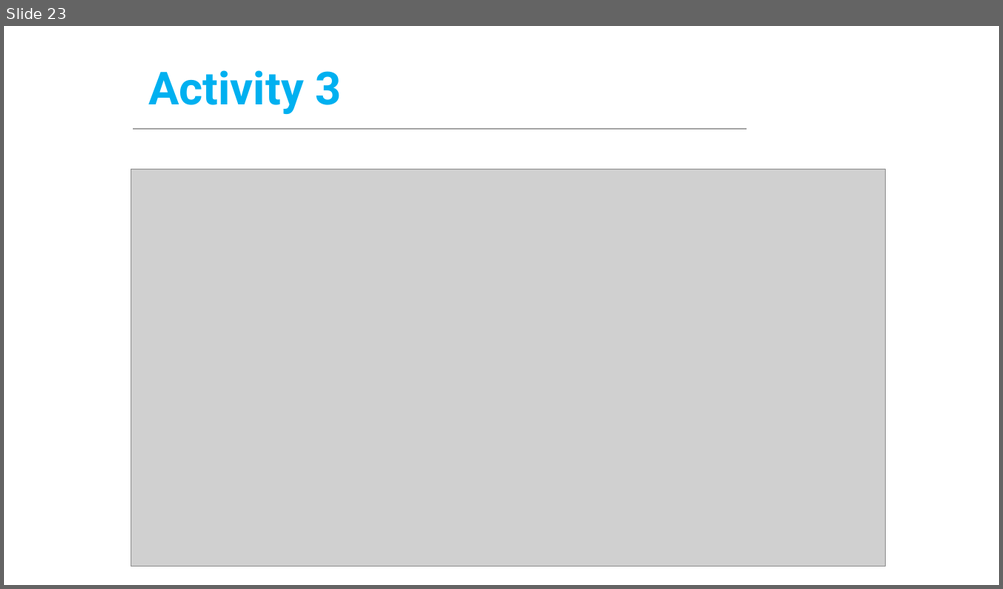
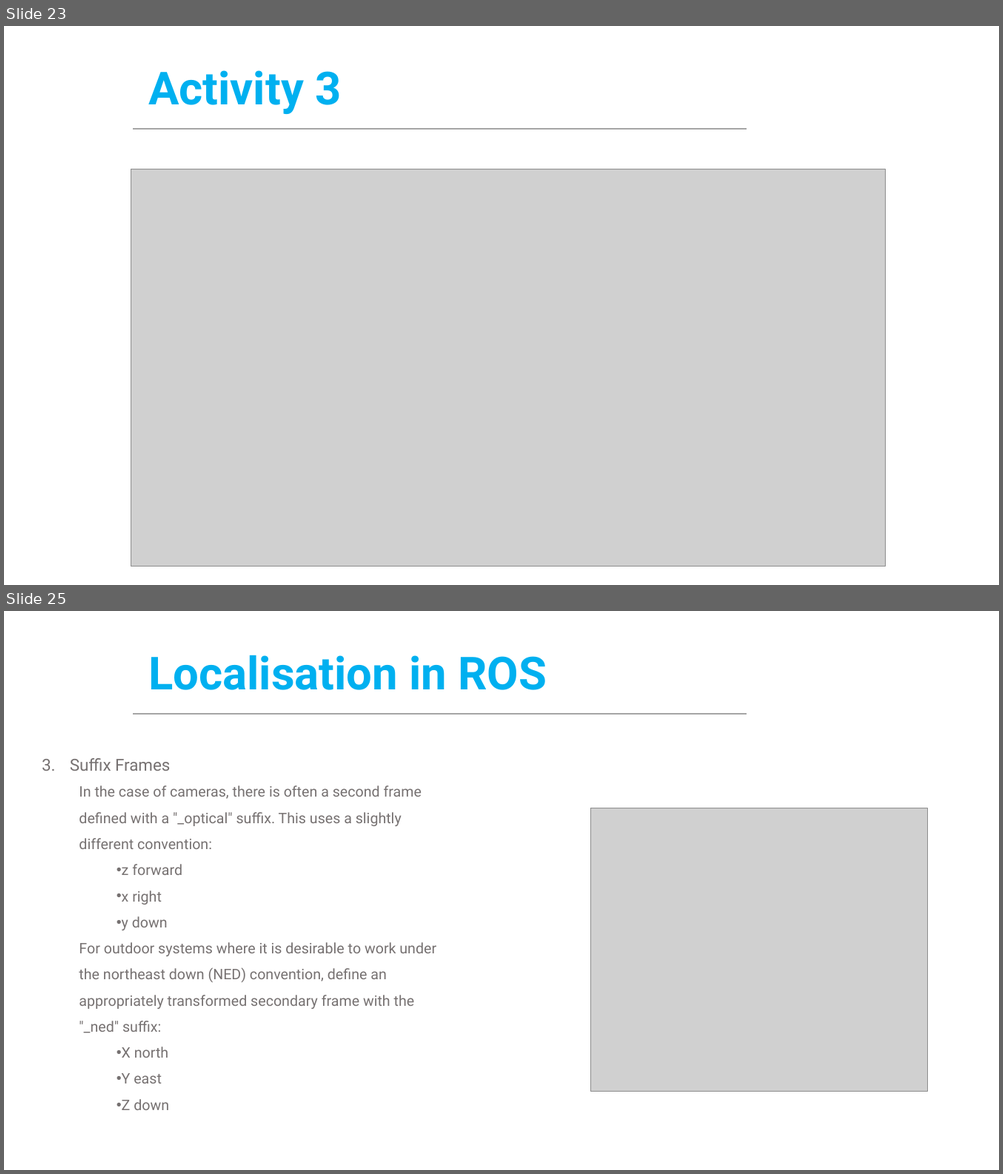
Before and after one commit to ManchesterRoboticsLtd/MR3001C_Cyber-Physical_Systems_I, a slide deck: Week9/Presentations/MCR2_Localisation.pptx. Shown one above the other, each under a label of ours: slide 23 before the commit, slides 23 and 25 after it; the slides between them are not shown. The pictures are 1003x589 and 1003x1174 pixels, drawn with LibreOffice and Linux fonts; fonts in the diff are those of the drawing; grey boxes stand for pictures; background and template pictures are left out. Boxes give left, top, right and bottom in pixels: in the first picture for what was removed or moved away, otherwise in the second. Text is boxed around its words. In the diff, an @@ line names an element or a change of style, - is before the commit and + after.

```diff
--- a/Week9/Presentations/MCR2_Localisation.pptx
+++ b/Week9/Presentations/MCR2_Localisation.pptx
@@ slide 25 added at [4,611,999,1170], background #FFFFFF; not listed: 1 template element that a slide beside it also shows @@
@@ title added at [148,655,547,690], 44 pt, text #00B0F0, bold @@
+Localisation in ROS
@@ text added at [70,758,436,1111], 14 pt, text #767171 @@
+3. Suffix Frames
+  In the case of cameras, there is often a second frame defined with a "_optical" suffix. This uses a slightly different convention:
+    • z forward
+    • x right
+    • y down
+  For outdoor systems where it is desirable to work under the northeast down (NED) convention, define an appropriately transformed secondary frame with the "_ned" suffix:
+    • X north
+    • Y east
+    • Z down
@@ picture added at [590,809,927,1092] @@
```
Also in this commit, not shown: 6 other slides added, 27 other files.
